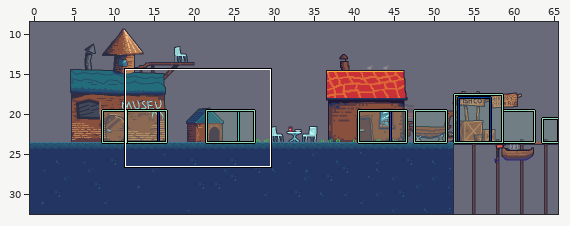
Level history. LDtk project: res/levels.ldtk. Above, an overview of the earlier version with the close-up marked.
Close-up. First the earlier version:
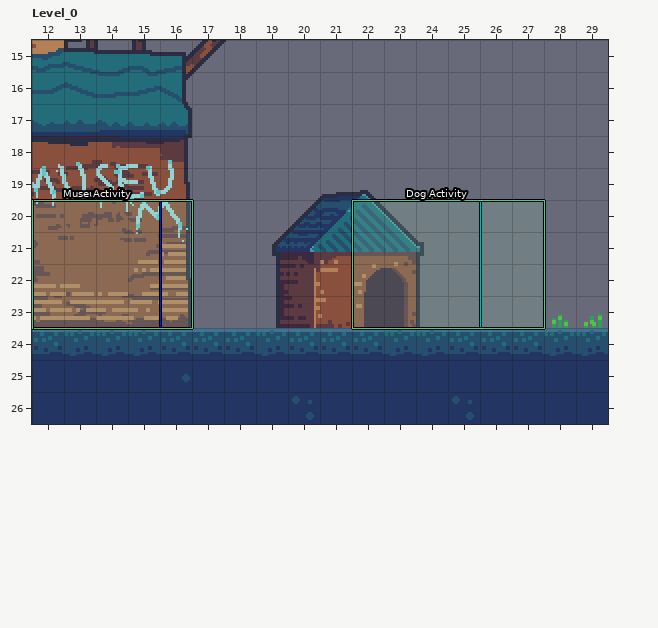
Cells are 16x16 px. Shown: Level_0 x 12..29, y 15..26. The commit also changed other parts of the map, which this record leaves out.
New version:
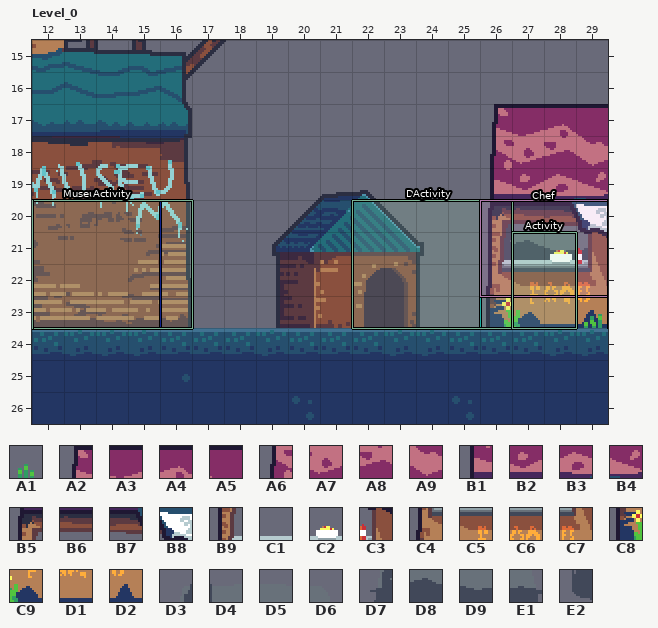
Key: from "Town_Tiles": A1 518, A2 1697, A3 1698, A4 1699, A5 1700, A6 1761, A7 1762, A8 1763, A9 1764, B1 1825, B2 1826, B3 1827, B4 1828, B5 1889, B6 1890, B7 1891, B8 1892, B9 1953, C1 1954, C2 1955, C3 1956, C4 2017, C5 2018, C6 2019, C7 2020, C8 2081, C9 2082, D1 2083, D2 2084, D3 2207, D4 2208, D5 2209, D6 2210, D7 2271, D8 2272, D9 2273, E1 2274, E2 2335.
__ is an empty cell.
Objects are placed by their top-left corner, in cells (3,4 is the top-left corner of cell 3,4); size is 1x1 cell unless given.
Tiles replaced or removed in this view: A1.
Tiles of an added or newly shown layer are drawn over the layers below it.
The exact change:
Changed rows in their new state; .. is an unchanged cell.
Layer "BackerGround" (added):
first column x 26:
20 D3 D4 D5 D6
21 D7 D8 D9 E1
22 E2 .. .. ..
Layer "Background":
first column x 26:
17 A2 A3 A4 A5
18 A6 A7 A8 A9
19 B1 B2 B3 B4
20 B5 B6 B7 B8
21 B9 C1 C2 C3
22 C4 C5 C6 C7
23 C8 C9 D1 D2
Layer "Entities":
changed: "Activity" rectangle at 22,20 size 6x4 -> "Activity" rectangle at 22,20 size 5x4
added: "Chef" rectangle at 26,20 size 4x3
added: "Activity" rectangle at 27,21 size 2x3
